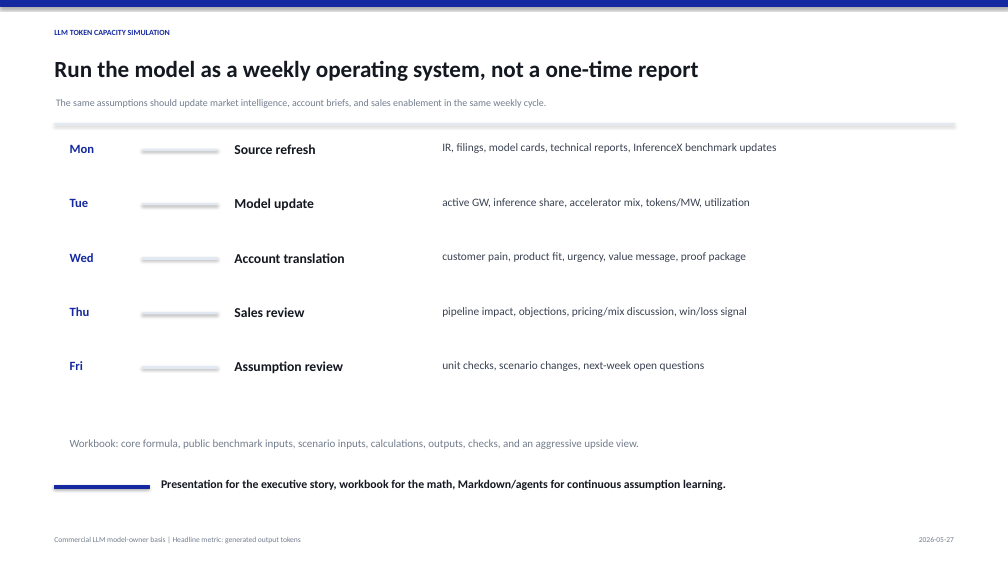
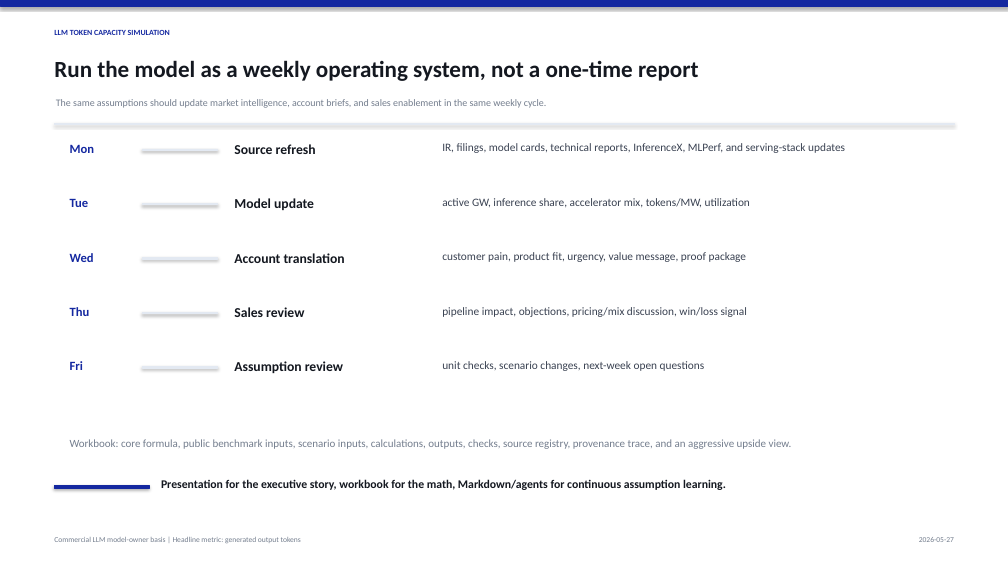
Before and after one commit to abcd00ou/Codex, a slide deck: slide 10 of llm_token_capacity_project/outputs/reports/llm_token_capacity_samsung_style_en_2026_2030.pptx. Drawn at 1008x567 pixels with LibreOffice and Linux fonts; fonts in the diff are those of the drawing. Boxes give left, top, right and bottom in pixels: in the first picture for what was removed or moved away, otherwise in the second. Text is boxed around its words. In the diff, an @@ line names an element or a change of style, - is before the commit and + after.

Commit message:
Add Epoch AI chip sales analysis report

```diff
--- a/llm_token_capacity_project/outputs/reports/llm_token_capacity_samsung_style_en_2026_2030.pptx
+++ b/llm_token_capacity_project/outputs/reports/llm_token_capacity_samsung_style_en_2026_2030.pptx
@@ text at [442, 143, 845, 153]: text changed @@
-IR, filings, model cards, technical reports, InferenceX benchmark updates
+IR, filings, model cards, technical reports, InferenceX, MLPerf, and serving-stack updates
@@ text at [70, 439, 792, 449]: text changed @@
-Workbook: core formula, public benchmark inputs, scenario inputs, calculations, outputs, checks, and an aggressive upside view.
+Workbook: core formula, public benchmark inputs, scenario inputs, calculations, outputs, checks, source registry, provenance trace, and an aggressive upside view.
```
Also in this commit, not shown: 1 other slide changed, 20 other files.
